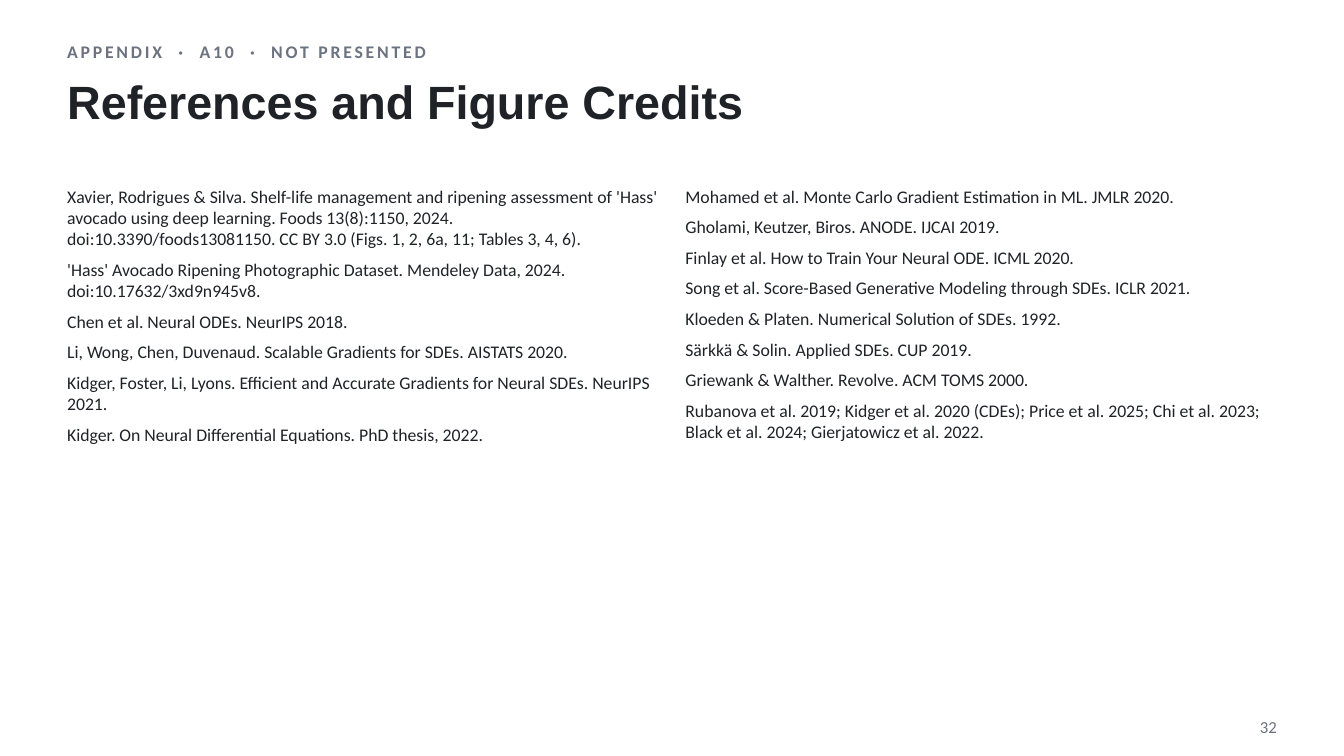
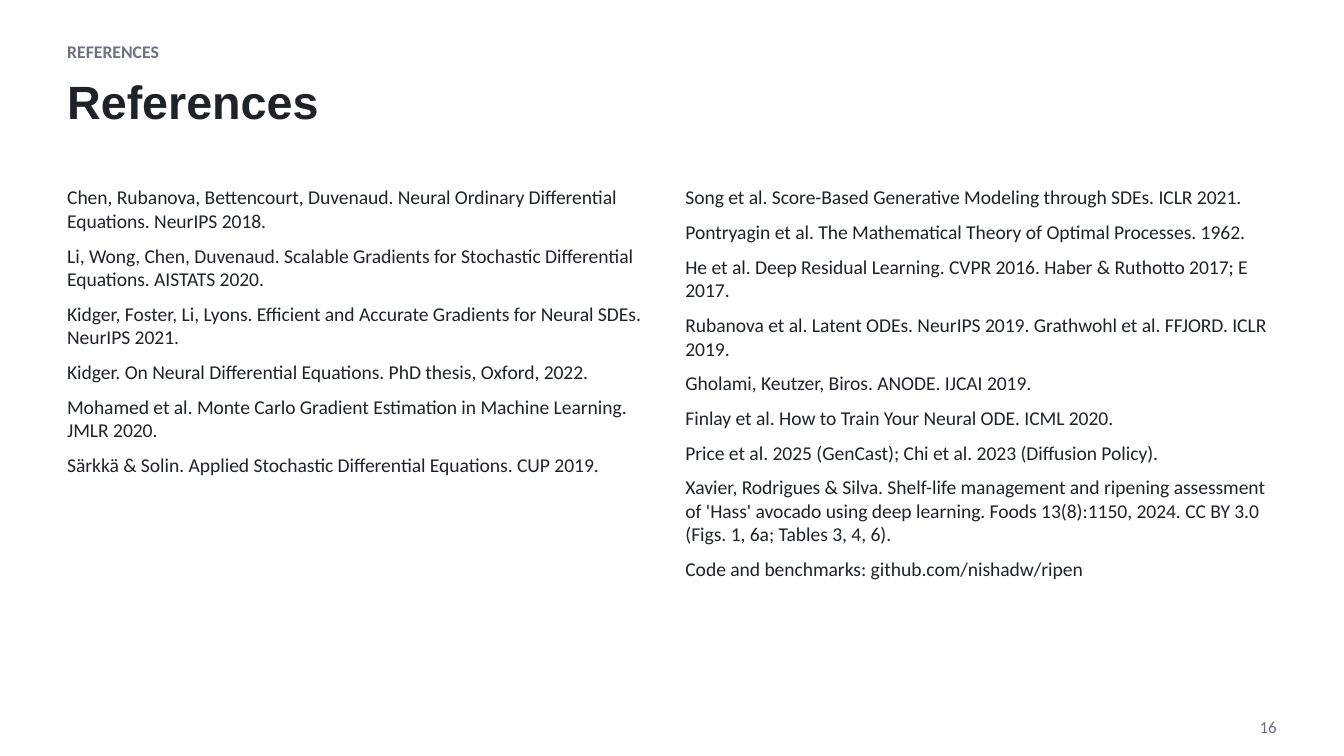
Before and after one commit to nishadw/neural-sde, a slide deck: slide 16 of lecture/neural_sde_lecture.pptx (slide 32 before the commit). Drawn at 1344x756 pixels with LibreOffice and Linux fonts; fonts in the diff are those of the drawing. Boxes give left, top, right and bottom in pixels: in the first picture for what was removed or moved away, otherwise in the second. Text is boxed around its words. In the diff, an @@ line names an element or a change of style, - is before the commit and + after.

```diff
--- a/lecture/neural_sde_lecture.pptx
+++ b/lecture/neural_sde_lecture.pptx
@@ text at (67,46,159,58): text changed @@
-APPENDIX · A10 · NOT PRESENTED
+REFERENCES
@@ title at (67,85,318,120): text changed @@
-References and Figure Credits
+References
@@ text at (67,190,633,289): text changed; size 9.5 to 10.5 pt @@
-Xavier, Rodrigues & Silva. Shelf-life management and ripening assessment of 'Hass' avocado using deep learning. Foods 13(8):1150, 2024. doi:10.3390/foods13081150. CC BY 3.0 (Figs. 1, 2, 6a, 11; Tables 3, 4, 6).
-'Hass' Avocado Ripening Photographic Dataset. Mendeley Data, 2024. doi:10.17632/3xd9n945v8.
-Chen et al. Neural ODEs. NeurIPS 2018.
-Li, Wong, Chen, Duvenaud. Scalable Gradients for SDEs. AISTATS 2020.
+Chen, Rubanova, Bettencourt, Duvenaud. Neural Ordinary Differential Equations. NeurIPS 2018.
+Li, Wong, Chen, Duvenaud. Scalable Gradients for Stochastic Differential Equations. AISTATS 2020.
@@ text at (685,190,1266,356): text changed; size 9.5 to 10.5 pt @@
-Mohamed et al. Monte Carlo Gradient Estimation in ML. JMLR 2020.
+Song et al. Score-Based Generative Modeling through SDEs. ICLR 2021.
+Pontryagin et al. The Mathematical Theory of Optimal Processes. 1962.
+He et al. Deep Residual Learning. CVPR 2016. Haber & Ruthotto 2017; E 2017.
+Rubanova et al. Latent ODEs. NeurIPS 2019. Grathwohl et al. FFJORD. ICLR 2019.
@@ text at (67,307,641,344): size 9.5 to 10.5 pt in "Kidger, Foster, Li, Lyons. Efficient and Accurate ..."; more space between paragraphs @@
@@ text at (67,365,627,475): text changed; size 9.5 to 10.5 pt @@
-Kidger. On Neural Differential Equations. PhD thesis, 2022.
+Kidger. On Neural Differential Equations. PhD thesis, Oxford, 2022.
+Mohamed et al. Monte Carlo Gradient Estimation in Machine Learning. JMLR 2020.
+Särkkä & Solin. Applied Stochastic Differential Equations. CUP 2019.
@@ text at (685,376,1113,428): size 9.5 to 10.5 pt in "Gholami, Keutzer, Biros. ANODE. IJCAI 2019.", "Finlay et al. How to Train Your ..."; more space between paragraphs @@
@@ text at (685,446,1265,580): text changed; size 9.5 to 10.5 pt @@
-Song et al. Score-Based Generative Modeling through SDEs. ICLR 2021.
-Kloeden & Platen. Numerical Solution of SDEs. 1992.
-Särkkä & Solin. Applied SDEs. CUP 2019.
-Griewank & Walther. Revolve. ACM TOMS 2000.
-Rubanova et al. 2019; Kidger et al. 2020 (CDEs); Price et al. 2025; Chi et al. 2023; Black et al. 2024; Gierjatowicz et al. 2022.
+Price et al. 2025 (GenCast); Chi et al. 2023 (Diffusion Policy).
+Xavier, Rodrigues & Silva. Shelf-life management and ripening assessment of 'Hass' avocado using deep learning. Foods 13(8):1150, 2024. CC BY 3.0 (Figs. 1, 6a; Tables 3, 4, 6).
+Code and benchmarks: github.com/nishadw/ripen
@@ page number at (1260,721,1277,733): text changed @@
-32
+16
```
Also in this commit, not shown: 4 other slides changed, 16 slides added, 27 slides removed, 12 other files.
